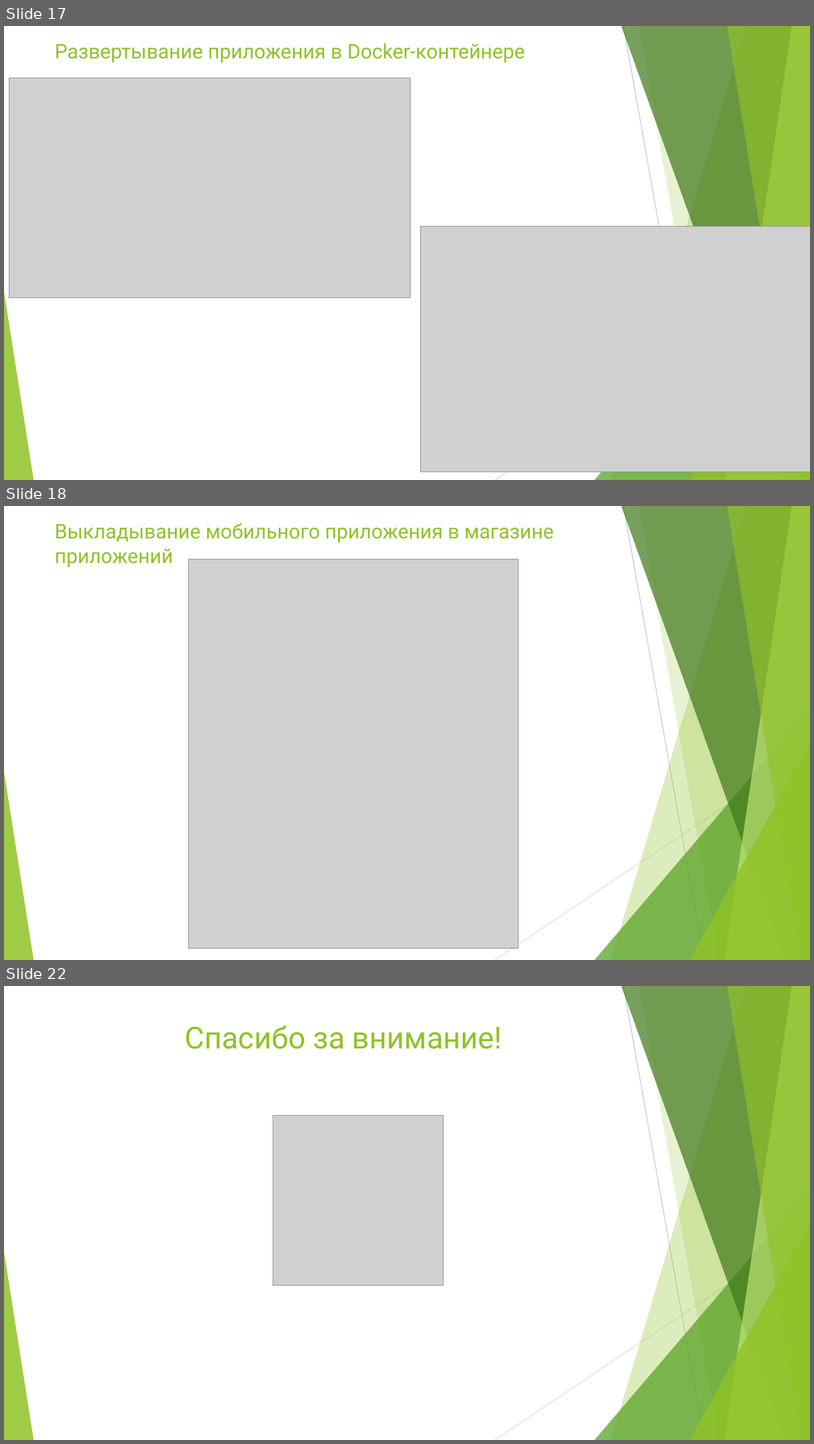
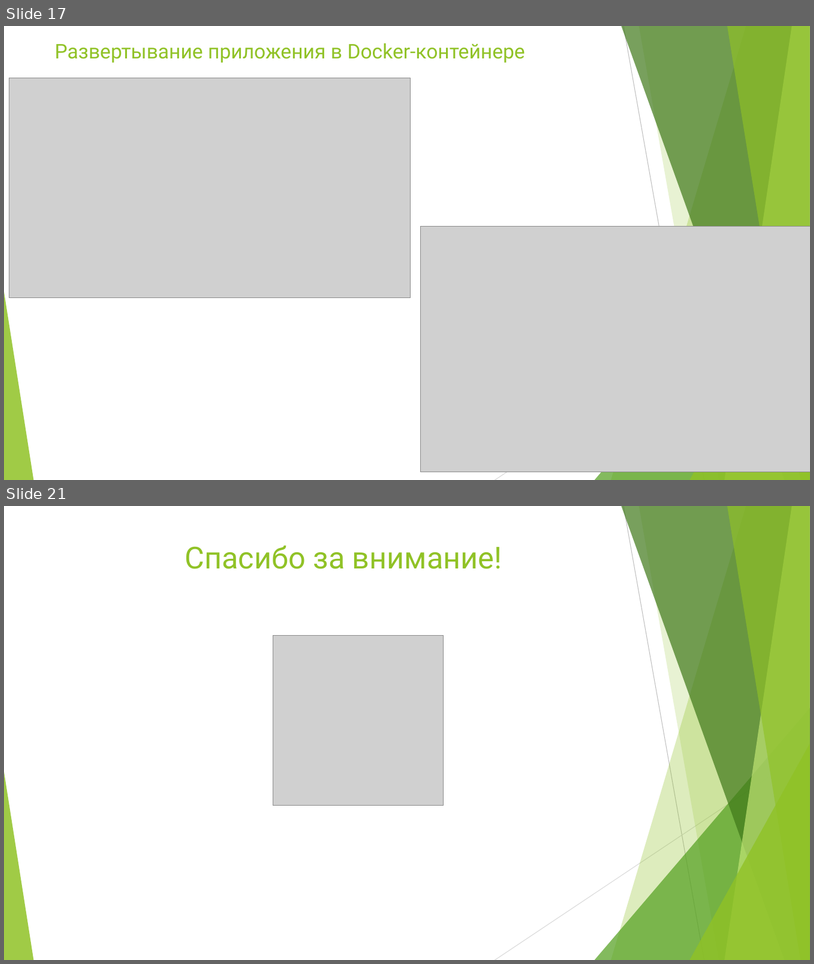
Before and after one commit to Tigeroff2002/Labs, a slide deck: Диплом/PRI-120-VKR-Presentation-Parakhin.pptx. Shown one above the other, each under a label of ours: slides 17, 18 and 22 before the commit, slides 17 and 21 after it; the slides between them are not shown. The pictures are 814x1444 and 814x964 pixels, drawn with LibreOffice and Linux fonts; fonts in the diff are those of the drawing; grey boxes stand for pictures. Boxes give left, top, right and bottom in pixels: in the first picture for what was removed or moved away, otherwise in the second. Text is boxed around its words. In the diff, an @@ line names an element or a change of style, - is before the commit and + after.

```diff
--- a/Диплом/PRI-120-VKR-Presentation-Parakhin.pptx
+++ b/Диплом/PRI-120-VKR-Presentation-Parakhin.pptx
@@ slide 18 removed at bbox=[4, 506, 810, 960], background #FFFFFF; not listed: 10 template elements that a slide beside it also shows @@
@@ title removed at bbox=[55, 523, 554, 567] @@
-Выкладывание мобильного приложения в магазине приложений
@@ picture removed at bbox=[189, 559, 519, 948] @@
@@ what was slide 22 is now slide 21 @@
```
Also in this commit, not shown: 11 slides changed, 3 slides added, 3 other slides removed, 20 other files.
